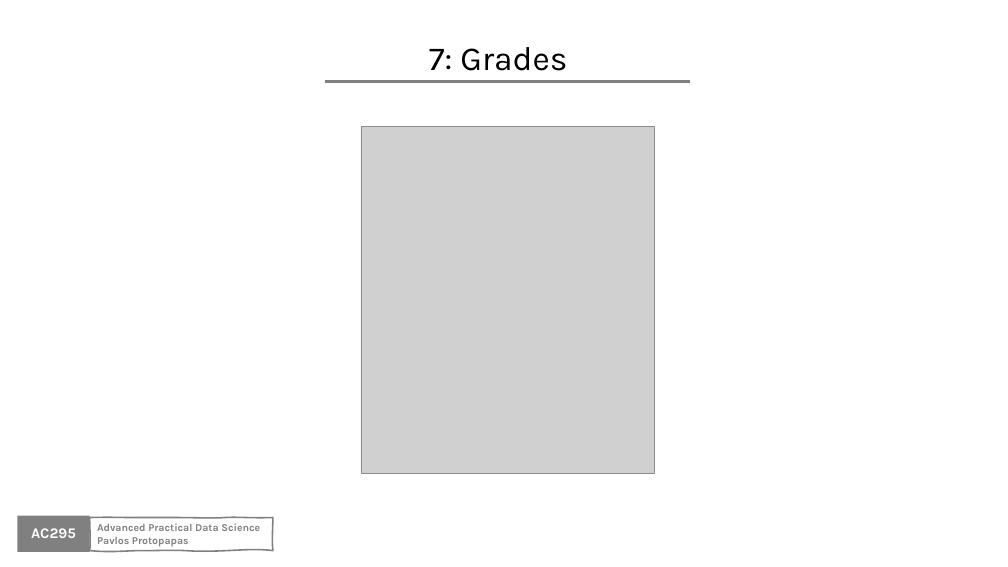
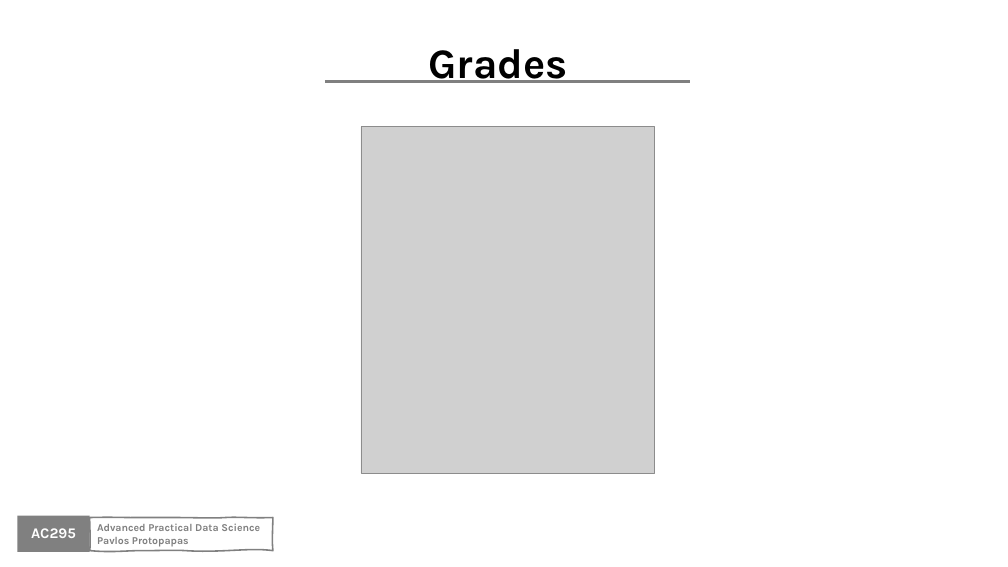
Before and after one commit to Harvard-IACS/2020-AC295, a slide deck: slide 22 of content/lectures/lecture1/presentation/lecture1.pptx (slide 21 before the commit). Drawn at 1008x567 pixels with LibreOffice and Linux fonts; fonts in the diff are those of the drawing; grey boxes stand for pictures; background and template pictures are left out. Boxes give left, top, right and bottom in pixels: in the first picture for what was removed or moved away, otherwise in the second. Text is boxed around its words. In the diff, an @@ line names an element or a change of style, - is before the commit and + after.

```diff
--- a/content/lectures/lecture1/presentation/lecture1.pptx
+++ b/content/lectures/lecture1/presentation/lecture1.pptx
@@ text at (429, 49, 569, 83): text changed; size 32 to 40 pt; bold on @@
-7: Grades
+Grades
```
Also in this commit, not shown: 9 other slides changed, 1 slide added, 5 other files.
